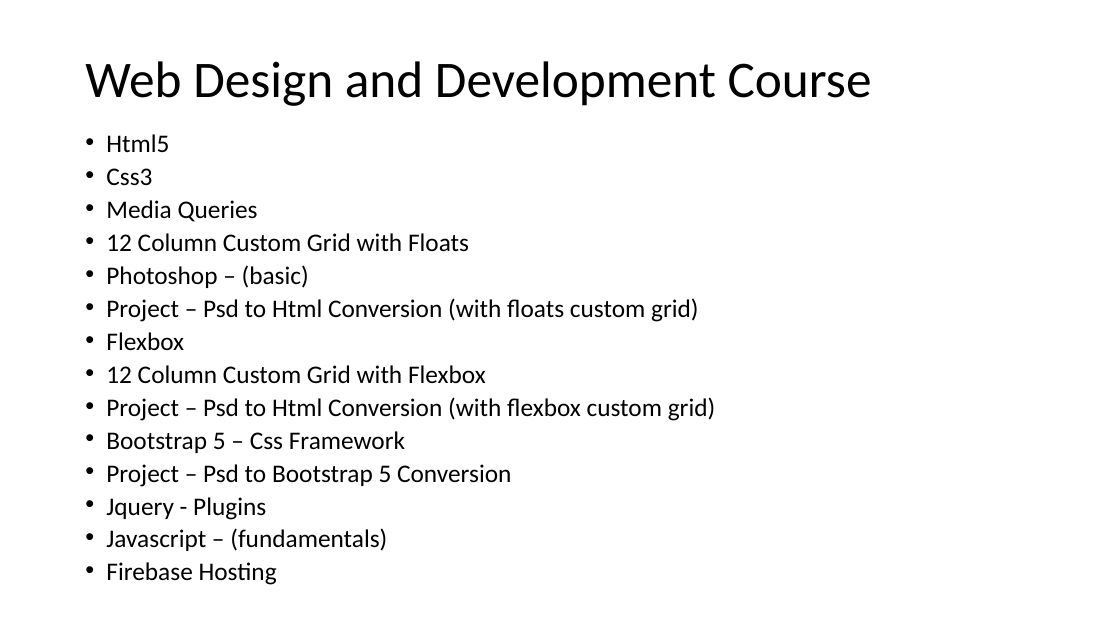
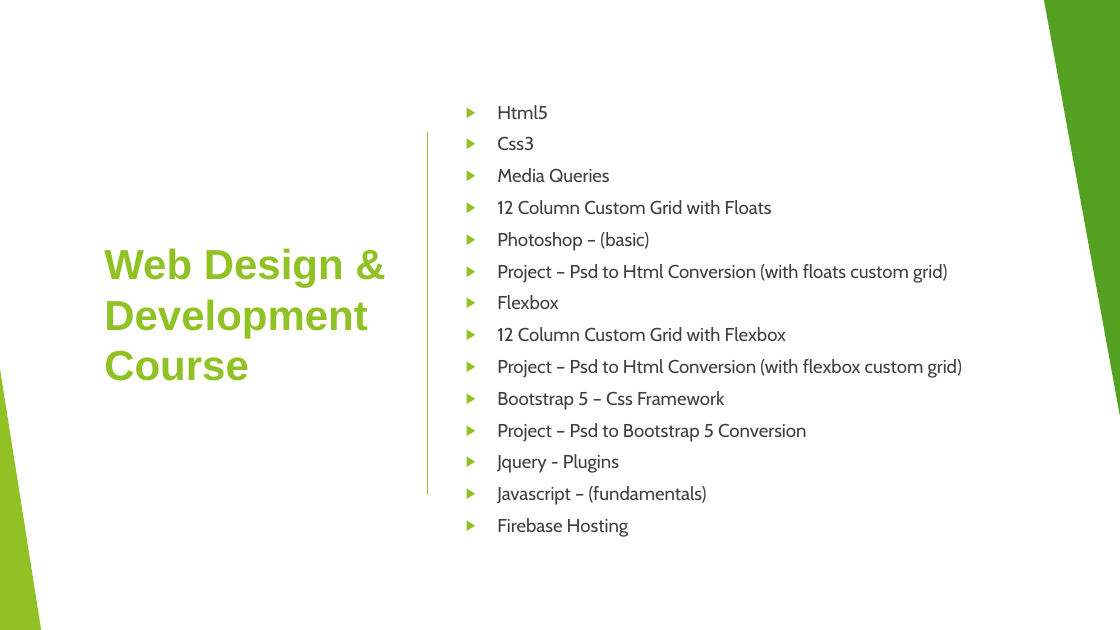
Before and after one commit to ameysawant/webdesigncourse, a slide deck: slide 2 of Web Design Course.pptx (slide 1 before the commit). Drawn at 1120x630 pixels with LibreOffice and Linux fonts; fonts in the diff are those of the drawing. Boxes give left, top, right and bottom in pixels: in the first picture for what was removed or moved away, otherwise in the second. Text is boxed around its words. In the diff, an @@ line names an element or a change of style, - is before the commit and + after.

```diff
--- a/Web Design Course.pptx
+++ b/Web Design Course.pptx
@@ rectangle added at [0, 0, 1120, 630], fill #FFFFFF @@
@@ triangle added at [1044, 0, 1120, 424], fill #54A021 @@
@@ text "Html5": place and size @@
-text "Html5" at [106, 134, 716, 585]
+text "Html5" at [497, 105, 962, 537]
@@ text "Html5" at [497, 105, 962, 537]: size 21.7 to 16 pt, font Calibri to Cabin, text colour #000000 to #404040; bullet • to ▶; line spacing 0.7 to 0.9; vertical alignment top to middle @@
@@ line added from (428, 133) to (428, 494), #90C226 1 pt @@
@@ title at [104, 248, 368, 381]: text changed; size 44 to 36 pt; font Calibri to Arial; text colour #000000 to #90C226; bold on @@
-Web Design and Development Course
+Web Design & Development Course
@@ group added at [0, 0, 1120, 630]: 5 freeform shapes, 3 triangles, 2 lines @@
@@ triangle added at [0, 369, 41, 630], fill #90C226 @@
```
Also in this commit, not shown: 9 slides added, 7 other files.
